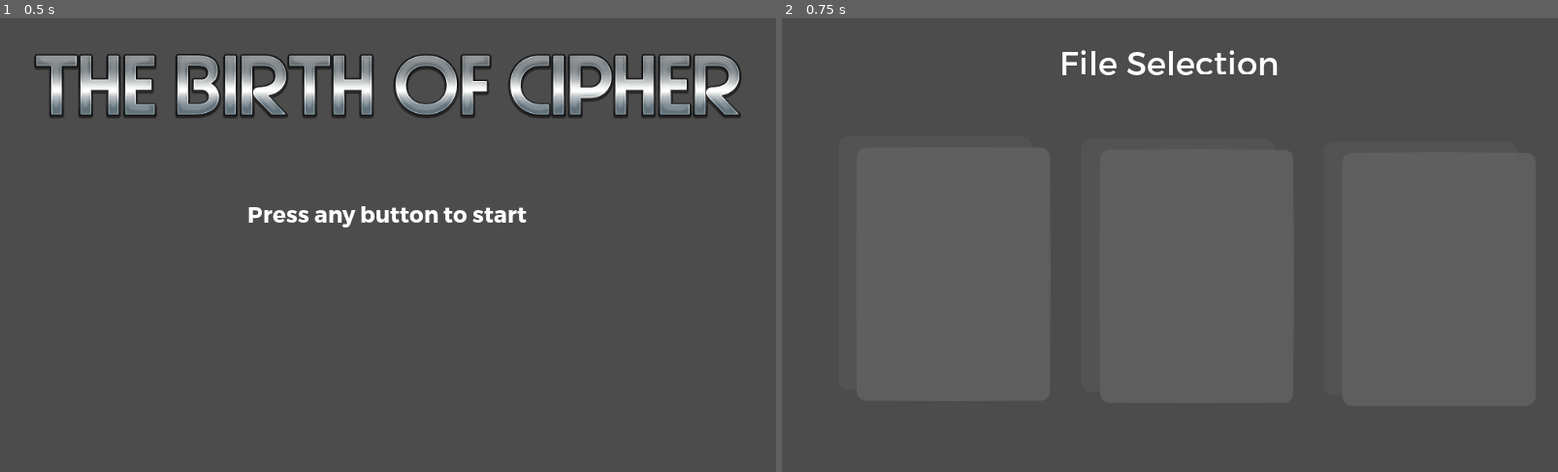
Above: before the commit, frames 1-2 (left to right).
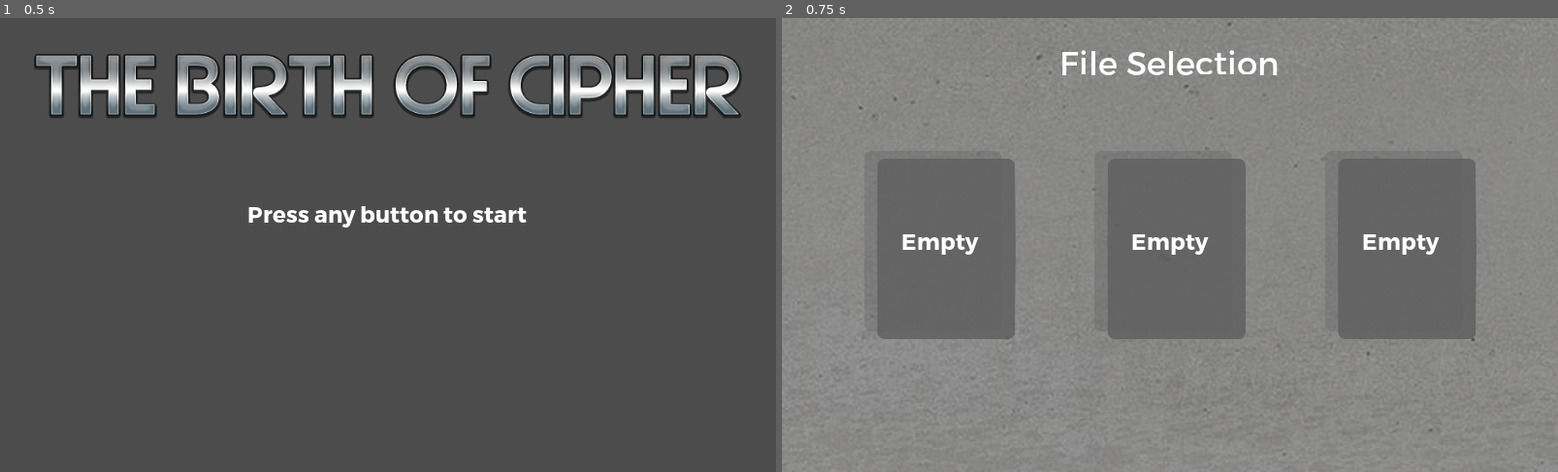
Above: after the commit, the same moments.

Repository: CrispBit/birth-of-cipher
Game: Godot game, scene res://main_menu.tscn
The game is run twice, just before and just after one commit, with the same random seed, the same clock (stepped at 60 frames per second) and the same inputs.
Inputs:
- Up to frame 1 (0.5 s): no input
- Up to frame 2 (0.75 s): tap Enter at 0.5 s

Frame 1 is identical in both runs. In frame 2, 79% of the frame differs, in the area x 0-100%, y 0-100%.

Commit message:
Set up file selection layout

Diff:
--- a/file_selection.tscn
+++ b/file_selection.tscn
@@ -1,15 +1,29 @@
-[gd_scene load_steps=4 format=2]
-
-[ext_resource path="res://fonts/TruenoRg.otf" type="DynamicFontData" id=1]
-[ext_resource path="res://File Select Box.png" type="Texture" id=2]
-
-[sub_resource type="DynamicFont" id=1]
+[gd_scene load_steps=8 format=2]
+
+[ext_resource path="res://File Selection.png" type="Texture" id=1]
+[ext_resource path="res://fonts/TruenoRg.otf" type="DynamicFontData" id=2]
+[ext_resource path="res://File Select Box.png" type="Texture" id=3]
+[ext_resource path="res://fonts/TruenoBd.otf" type="DynamicFontData" id=4]
+
+[sub_resource type="DynamicFont" id=2]
 
 size = 44
 use_mipmaps = false
 use_filter = false
-font_data = ExtResource( 1 )
+font_data = ExtResource( 2 )
 _sections_unfolded = [ "Settings" ]
+
+[sub_resource type="ButtonGroup" id=3]
+
+resource_local_to_scene = true
+
+[sub_resource type="DynamicFont" id=1]
+
+size = 30
+use_mipmaps = false
+use_filter = false
+font_data = ExtResource( 4 )
+_sections_unfolded = [ "Font", "Settings" ]
 
 [node name="Container" type="Container" index="0"]
 
@@ -23,9 +37,26 @@
 mouse_default_cursor_shape = 0
 size_flags_horizontal = 1
 size_flags_vertical = 1
-_sections_unfolded = [ "Anchor", "Margin" ]
-
-[node name="CanvasLayer" type="CanvasLayer" parent="." index="0"]
+_sections_unfolded = [ "Anchor", "Margin", "Rect" ]
+
+[node name="TextureRect" type="TextureRect" parent="." index="0"]
+
+anchor_left = 0.0
+anchor_top = 0.0
+anchor_right = 1.0
+anchor_bottom = 1.0
+rect_pivot_offset = Vector2( 0, 0 )
+rect_clip_content = false
+mouse_filter = 1
+mouse_default_cursor_shape = 0
+size_flags_horizontal = 1
+size_flags_vertical = 1
+texture = ExtResource( 1 )
+expand = true
+stretch_mode = 7
+_sections_unfolded = [ "Anchor", "Margin", "Rect" ]
+
+[node name="CanvasLayer" type="CanvasLayer" parent="." index="1"]
 
 layer = 1
 offset = Vector2( 0, 0 )
@@ -59,20 +90,247 @@
 override_selected_font_color = false
 _sections_unfolded = [ "Anchor", "BBCode", "Grow Direction", "Margin", "Size Flags", "custom_fonts" ]
 
-[node name="File Select Box" type="Sprite" parent="." index="1"]
-
-position = Vector2( 213.89, 331.303 )
-scale = Vector2( 0.722618, 0.722618 )
-texture = ExtResource( 2 )
-
-[node name="File Select Box2" type="Sprite" parent="." index="2"]
-
-position = Vector2( 534.938, 334.024 )
-scale = Vector2( 0.722618, 0.722618 )
-texture = ExtResource( 2 )
-
-[node name="File Select Box3" type="Sprite" parent="." index="3"]
-
-position = Vector2( 854.626, 338.105 )
-scale = Vector2( 0.722618, 0.722618 )
-texture = ExtResource( 2 )
+[node name="HBoxContainer" type="HBoxContainer" parent="." index="2"]
+
+anchor_left = 0.0
+anchor_top = 0.0
+anchor_right = 1.0
+anchor_bottom = 1.0
+rect_pivot_offset = Vector2( 0, 0 )
+rect_clip_content = false
+mouse_filter = 1
+mouse_default_cursor_shape = 0
+size_flags_horizontal = 1
+size_flags_vertical = 1
+alignment = 1
+
+[node name="CenterContainer" type="CenterContainer" parent="HBoxContainer" index="0"]
+
+anchor_left = 0.0
+anchor_top = 0.0
+anchor_right = 0.0
+anchor_bottom = 0.0
+margin_left = 58.0
+margin_right = 358.0
+margin_bottom = 600.0
+rect_min_size = Vector2( 300, 0 )
+rect_pivot_offset = Vector2( 0, 0 )
+rect_clip_content = false
+mouse_filter = 0
+mouse_default_cursor_shape = 0
+size_flags_horizontal = 1
+size_flags_vertical = 1
+use_top_left = false
+_sections_unfolded = [ "Rect" ]
+
+[node name="TextureButton" type="TextureButton" parent="HBoxContainer/CenterContainer" index="0"]
+
+anchor_left = 0.0
+anchor_top = 0.0
+anchor_right = 0.0
+anchor_bottom = 0.0
+margin_left = 50.0
+margin_top = 170.0
+margin_right = 250.0
+margin_bottom = 430.0
+rect_min_size = Vector2( 200, 260 )
+rect_pivot_offset = Vector2( 0, 0 )
+rect_clip_content = false
+focus_mode = 2
+mouse_filter = 0
+mouse_default_cursor_shape = 0
+size_flags_horizontal = 1
+size_flags_vertical = 1
+toggle_mode = false
+enabled_focus_mode = 2
+shortcut = null
+group = SubResource( 3 )
+texture_normal = ExtResource( 3 )
+expand = true
+stretch_mode = 5
+_sections_unfolded = [ "Rect", "Textures" ]
+
+[node name="RichTextLabel" type="RichTextLabel" parent="HBoxContainer/CenterContainer/TextureButton" index="0"]
+
+anchor_left = 0.5
+anchor_top = 0.5
+anchor_right = 0.5
+anchor_bottom = 0.5
+margin_left = -100.0
+margin_top = -24.0
+margin_right = 100.0
+margin_bottom = 24.0
+rect_min_size = Vector2( 200, 48 )
+rect_pivot_offset = Vector2( 0, 0 )
+rect_clip_content = true
+mouse_filter = 0
+mouse_default_cursor_shape = 0
+size_flags_horizontal = 1
+size_flags_vertical = 1
+custom_fonts/normal_font = SubResource( 1 )
+bbcode_enabled = true
+bbcode_text = "[center]Empty[/center]"
+visible_characters = -1
+percent_visible = 1.0
+meta_underlined = true
+tab_size = 4
+text = "Empty"
+scroll_active = false
+scroll_following = false
+selection_enabled = false
+override_selected_font_color = false
+_sections_unfolded = [ "BBCode", "Rect" ]
+
+[node name="CenterContainer2" type="CenterContainer" parent="HBoxContainer" index="1"]
+
+anchor_left = 0.0
+anchor_top = 0.0
+anchor_right = 0.0
+anchor_bottom = 0.0
+margin_left = 362.0
+margin_right = 662.0
+margin_bottom = 600.0
+rect_min_size = Vector2( 300, 0 )
+rect_pivot_offset = Vector2( 0, 0 )
+rect_clip_content = false
+mouse_filter = 0
+mouse_default_cursor_shape = 0
+size_flags_horizontal = 1
+size_flags_vertical = 1
+use_top_left = false
+_sections_unfolded = [ "Rect" ]
+
+[node name="TextureButton" type="TextureButton" parent="HBoxContainer/CenterContainer2" index="0"]
+
+anchor_left = 0.0
+anchor_top = 0.0
+anchor_right = 0.0
+anchor_bottom = 0.0
+margin_left = 50.0
+margin_top = 170.0
+margin_right = 250.0
+margin_bottom = 430.0
+rect_min_size = Vector2( 200, 260 )
+rect_pivot_offset = Vector2( 0, 0 )
+rect_clip_content = false
+focus_mode = 2
+mouse_filter = 0
+mouse_default_cursor_shape = 0
+size_flags_horizontal = 1
+size_flags_vertical = 1
+toggle_mode = false
+enabled_focus_mode = 2
+shortcut = null
+group = SubResource( 3 )
+texture_normal = ExtResource( 3 )
+expand = true
+stretch_mode = 5
+_sections_unfolded = [ "Rect", "Textures" ]
+
+[node name="RichTextLabel" type="RichTextLabel" parent="HBoxContainer/CenterContainer2/TextureButton" index="0"]
+
+anchor_left = 0.5
+anchor_top = 0.5
+anchor_right = 0.5
+anchor_bottom = 0.5
+margin_left = -100.0
+margin_top = -24.0
+margin_right = 100.0
+margin_bottom = 24.0
+rect_min_size = Vector2( 200, 48 )
+rect_pivot_offset = Vector2( 0, 0 )
+rect_clip_content = true
+mouse_filter = 0
+mouse_default_cursor_shape = 0
+size_flags_horizontal = 1
+size_flags_vertical = 1
+custom_fonts/normal_font = SubResource( 1 )
+bbcode_enabled = true
+bbcode_text = "[center]Empty[/center]"
+visible_characters = -1
+percent_visible = 1.0
+meta_underlined = true
+tab_size = 4
+text = "Empty"
+scroll_active = false
+scroll_following = false
+selection_enabled = false
+override_selected_font_color = false
+_sections_unfolded = [ "BBCode", "Rect" ]
+
+[node name="CenterContainer3" type="CenterContainer" parent="HBoxContainer" index="2"]
+
+anchor_left = 0.0
+anchor_top = 0.0
+anchor_right = 0.0
+anchor_bottom = 0.0
+margin_left = 666.0
+margin_right = 966.0
+margin_bottom = 600.0
+rect_min_size = Vector2( 300, 0 )
+rect_pivot_offset = Vector2( 0, 0 )
+rect_clip_content = false
+mouse_filter = 0
+mouse_default_cursor_shape = 0
+size_flags_horizontal = 1
+size_flags_vertical = 1
+use_top_left = false
+_sections_unfolded = [ "Rect" ]
+
+[node name="TextureButton" type="TextureButton" parent="HBoxContainer/CenterContainer3" index="0"]
+
+anchor_left = 0.0
+anchor_top = 0.0
+anchor_right = 0.0
+anchor_bottom = 0.0
+margin_left = 50.0
+margin_top = 170.0
+margin_right = 250.0
+margin_bottom = 430.0
+rect_min_size = Vector2( 200, 260 )
+rect_pivot_offset = Vector2( 0, 0 )
+rect_clip_content = false
+focus_mode = 2
+mouse_filter = 0
+mouse_default_cursor_shape = 0
+size_flags_horizontal = 1
+size_flags_vertical = 1
+toggle_mode = false
+enabled_focus_mode = 2
+shortcut = null
+group = SubResource( 3 )
+texture_normal = ExtResource( 3 )
+expand = true
+stretch_mode = 5
+_sections_unfolded = [ "Rect", "Textures" ]
+
+[node name="RichTextLabel" type="RichTextLabel" parent="HBoxContainer/CenterContainer3/TextureButton" index="0"]
+
+anchor_left = 0.5
+anchor_top = 0.5
+anchor_right = 0.5
+anchor_bottom = 0.5
+margin_left = -100.0
+margin_top = -24.0
+margin_right = 100.0
+margin_bottom = 24.0
+rect_min_size = Vector2( 200, 48 )
+rect_pivot_offset = Vector2( 0, 0 )
+rect_clip_content = true
+mouse_filter = 0
+mouse_default_cursor_shape = 0
+size_flags_horizontal = 1
+size_flags_vertical = 1
+custom_fonts/normal_font = SubResource( 1 )
+bbcode_enabled = true
+bbcode_text = "[center]Empty[/center]"
+visible_characters = -1
+percent_visible = 1.0
+meta_underlined = true
+tab_size = 4
+text = "Empty"
+scroll_active = false
+scroll_following = false
+selection_enabled = false
+override_selected_font_color = false
+_sections_unfolded = [ "BBCode", "Rect" ]
--- a/main_menu.tscn
+++ b/main_menu.tscn
@@ -12,7 +12,7 @@
 font_data = ExtResource( 2 )
 _sections_unfolded = [ "Font", "Settings" ]
 
-[node name="Container" type="Container" index="0"]
+[node name="Container" type="Container"]
 
 anchor_left = 0.0
 anchor_top = 0.0
Binary file added: File Selection.png
Not shown, added: File Selection.png.import
Not shown: 1 places in file_selection.tscn that only renumber resources
